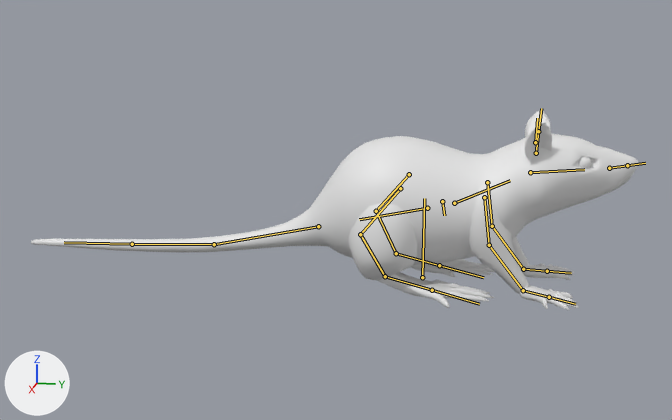
The FBX model Assets/Art/Marcello/Models/rat.fbx: old version first, new version second.
Rendered twice from a 50 mm lens placed at (3.61, 0.73, 1.17), pointed at (0.0, 0.01, 0.27). Lighting does not change. The marker at lower left points along +X, +Y and +Z. The first picture is the older version. The bones that change, and the others that lie on the model, are drawn over the model as lines.

Names of what the first picture shows: 'L_Ears_lp', 'L_backfoot_lp', 'L_front foot_lp', 'L_front leg_lp', 'R_Ears_lp', 'R_Eyes_lp', 'R_back leg_lp', 'R_backfoot_lp', 'R_front foot_lp', 'R_front leg_lp', 'base_lp'.
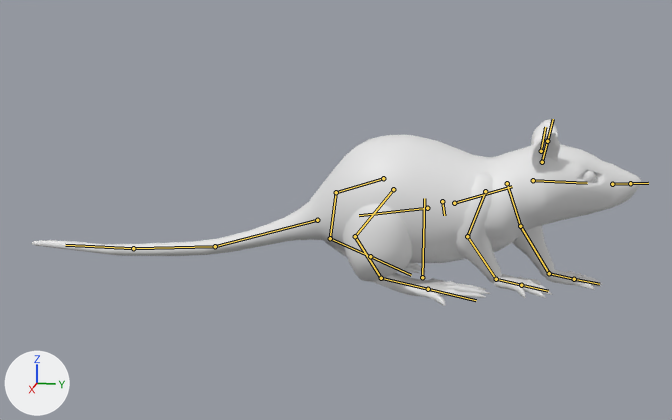
The newer file adds an action. The first version stands in its rest pose; the second is drawn at frame 40 of the action 'Armature|4.1 Walking(Quartenion)'.

Pixel boxes [x1, y1, x2, y2] of what changed, in the pictures (672 x 420 px):
'base_lp', posed
    before: [31, 134, 638, 264]
    after: [32, 135, 641, 263]
'R_back leg_lp', posed
    before: [349, 202, 417, 280]
    after: [343, 204, 412, 282]
'R_front leg_lp', posed (23% narrower)
    before: [469, 185, 529, 294]
    after: [456, 172, 502, 283]
'R_backfoot_lp', posed (8% shorter)
    before: [377, 272, 494, 308]
    after: [372, 273, 490, 306]
'R_front foot_lp', posed
    before: [520, 285, 579, 310]
    after: [494, 274, 552, 298]
'L_front leg_lp', posed
    before: [512, 237, 529, 271]
    after: [512, 226, 555, 277]
'R_Ears_lp', posed (7% wider)
    before: [525, 123, 552, 162]
    after: [531, 133, 560, 170]
'L_front foot_lp', posed
    before: [522, 263, 573, 280]
    after: [546, 270, 603, 290]
'L_backfoot_lp', posed (mostly hidden afterwards)
    before: [411, 259, 494, 277]
    after: [323, 240, 425, 273]
'L_Ears_lp', posed
    before: [525, 110, 551, 137]
    after: [531, 119, 558, 145]
bone 'Upper torso', root to tip
    before: (454, 203) to (510, 180)
    after: (454, 203) to (512, 186)
bone 'L_front lower arm', root to tip
    before: (484, 197) to (489, 245)
    after: (485, 191) to (467, 236)
bone 'L_front upper arm', root to tip
    before: (489, 245) to (523, 290)
    after: (467, 236) to (496, 279)
bone 'L_front hand', root to tip
    before: (523, 290) to (549, 297)
    after: (496, 279) to (521, 285)
bone 'R_front lower arm', root to tip
    before: (487, 182) to (492, 226)
    after: (507, 183) to (520, 226)
bone 'R_front upper arm', root to tip
    before: (492, 226) to (523, 269)
    after: (520, 226) to (549, 273)
bone 'Lower torso', root to tip
    before: (427, 208) to (359, 219)
    after: (427, 208) to (359, 215)
bone 'Tail', root to tip
    before: (318, 226) to (214, 244)
    after: (317, 220) to (215, 246)
bone 'Tail.001', root to tip
    before: (214, 244) to (132, 244)
    after: (215, 246) to (133, 248)
bone 'Tail.002', root to tip
    before: (132, 244) to (64, 242)
    after: (133, 248) to (65, 245)
bone 'L_back upper leg', root to tip
    before: (400, 188) to (360, 234)
    after: (393, 189) to (355, 236)
bone 'L_back lower leg.001', root to tip
    before: (385, 276) to (432, 290)
    after: (381, 278) to (428, 289)
bone 'R_back upper leg', root to tip
    before: (409, 174) to (376, 211)
    after: (383, 178) to (336, 192)
bone 'R_back lower leg', root to tip
    before: (376, 211) to (396, 253)
    after: (336, 192) to (330, 238)
bone 'R_back lower leg.001', root to tip
    before: (396, 253) to (439, 265)
    after: (330, 238) to (370, 256)

The change in detail:
Bone 'Upper torso' (bone_upper_torso) turns from (0, 0, 0) to (-6, 0, 0) degrees about its own x, y and z.
Bone 'L_front lower arm' (bone_l_front_lower_arm) moves from (0.0, 0.0, 0.0) to (-0.013, -0.032, -0.003).
Bone 'L_front lower arm' (bone_l_front_lower_arm) turns from (0, 0, 0) to (-22, -22, 2) degrees about its own x, y and z.
Bone 'L_front upper arm' (bone_l_front_upper_arm) turns from (0, 0, 0) to (25, -1, 2) degrees about its own x, y and z.
Bone 'L_front hand' (bone_l_front_hand) turns from (0, 0, 0) to (0, 2, -6) degrees about its own x, y and z.
Bone 'R_front lower arm' (bone_r_front_lower_arm) moves from (0.0, 0.0, 0.0) to (0.015, -0.013, 0.071).
Bone 'R_front lower arm' (bone_r_front_lower_arm) turns from (0, 0, 0) to (18, 11, -3) degrees about its own x, y and z.
Bone 'R_front upper arm' (bone_r_front_upper_arm) turns from (0, 0, 0) to (-14, -2, -1) degrees about its own x, y and z.
Bone 'Lower torso' (bone_lower_torso) turns from (0, 0, 0) to (-3, 0, 0) degrees about its own x, y and z.
Bone 'Tail' (bone_tail) turns from (0, 0, 0) to (8, 0, 0) degrees about its own x, y and z.
Bone 'Tail.001' (bone_tail_001) turns from (0, 0, 0) to (-3, 0, 0) degrees about its own x, y and z.
Bone 'Tail.002' (bone_tail_002) turns from (0, 0, 0) to (-4, 0, 0) degrees about its own x, y and z.
Bone 'L_back upper leg' (bone_l_back_upper_leg) moves from (0.0, 0.0, 0.0) to (-0.007, 0.029, -0.018).
Bone 'L_back upper leg' (bone_l_back_upper_leg) turns from (0, 0, 0) to (5, 1, 0) degrees about its own x, y and z.
Bone 'L_back lower leg.001' (bone_l_back_lower_leg_001) turns from (0, 0, 0) to (1, 0, 0) degrees about its own x, y and z.
Bone 'R_back upper leg' (bone_r_back_upper_leg) moves from (0.0, 0.0, 0.0) to (0.023, 0.092, -0.064).
Bone 'R_back upper leg' (bone_r_back_upper_leg) turns from (0, 0, 0) to (-26, 6, -2) degrees about its own x, y and z.
Bone 'R_back lower leg' (bone_r_back_lower_leg) turns from (0, 0, 0) to (-4, -1, 0) degrees about its own x, y and z.
Bone 'R_back lower leg.001' (bone_r_back_lower_leg_001) turns from (0, 0, 0) to (25, 0, -1) degrees about its own x, y and z.
